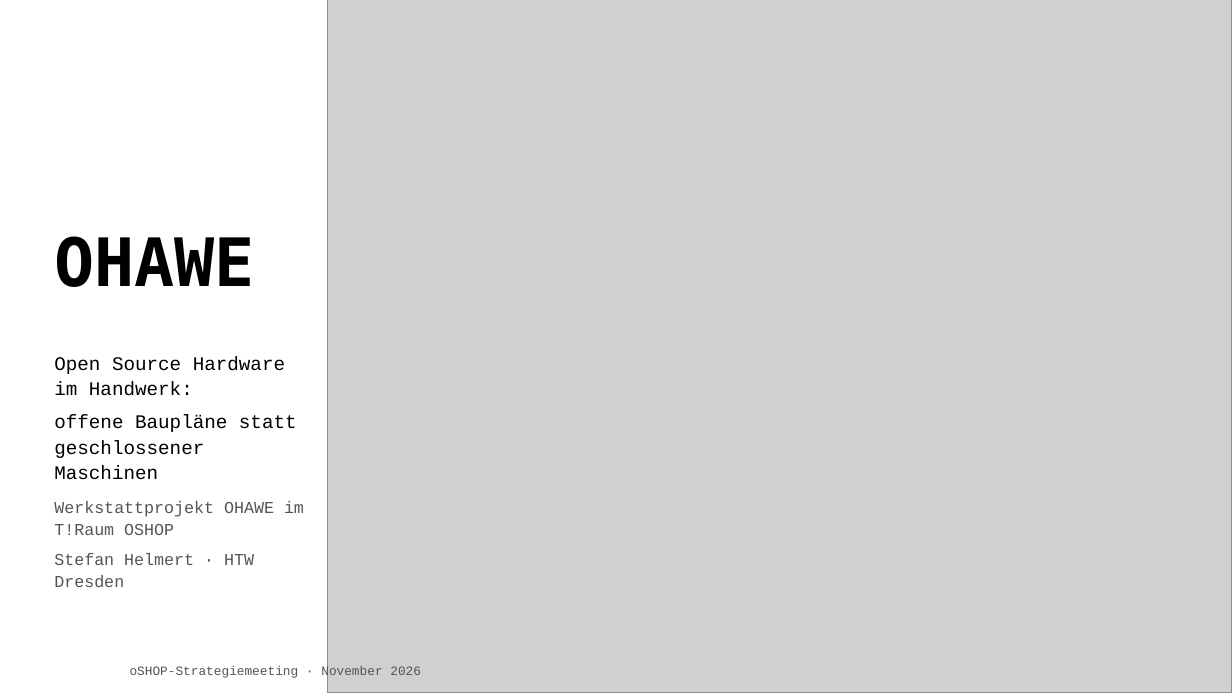
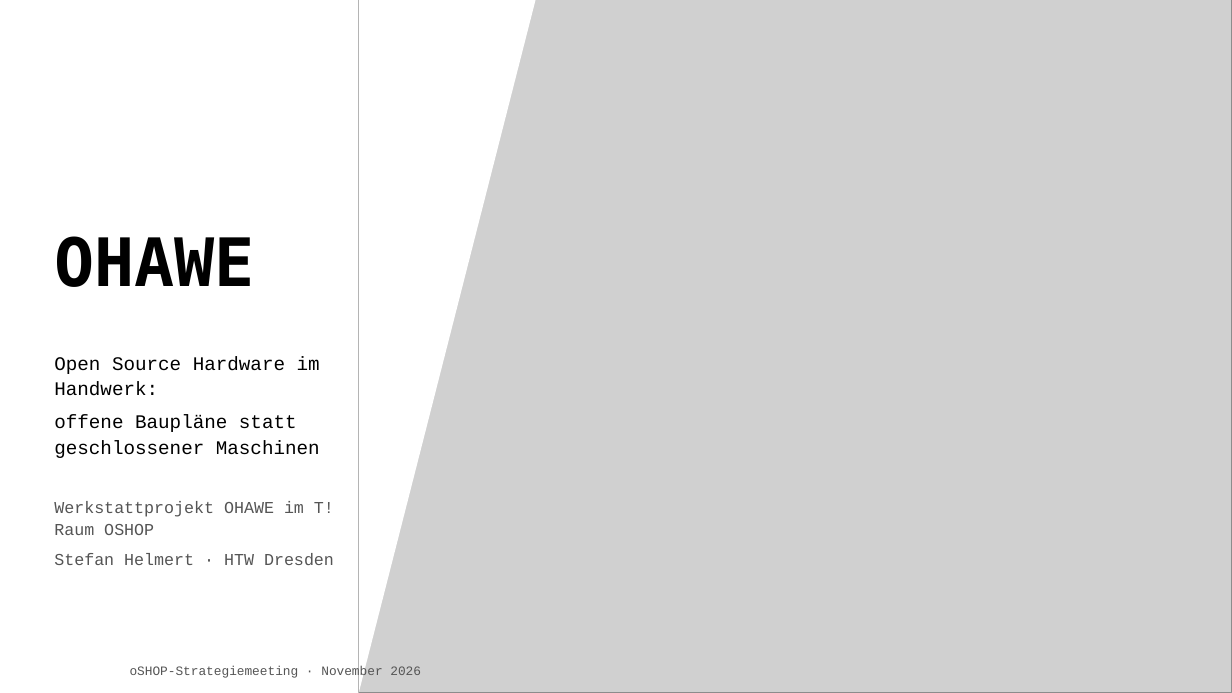
Before and after one commit to TheTesla/slides-oshop-strategieemeeting-ohawe, a slide deck: slide 1 of ohawe-strategie.pptx. Drawn at 1232x693 pixels with LibreOffice and Linux fonts; fonts in the diff are those of the drawing; grey boxes stand for pictures; background and template pictures are left out. Boxes give left, top, right and bottom in pixels: in the first picture for what was removed or moved away, otherwise in the second. Text is boxed around its words. In the diff, an @@ line names an element or a change of style, - is before the commit and + after.

Commit message:
Akzentfarbe auf OSHOP-Blau umgestellt, Titelfolie wieder mit Schräge
- Orange #EC6608 durch OSHOP-Ton #237C8F ersetzt (Kontrast 4,83:1 auf Weiß),
  helle Flächen davor #EAF5F7, Kanten #A8D2DB; Hero-Fläche ebenfalls blau.
- Titelfolie wieder mit diagonaler Bildkante wie in der HTML-Fassung, Text
  bleibt mit Abstand davor.
- HTWD-Logos bleiben unverändert (Corporate Design).

```diff
--- a/ohawe-strategie.pptx
+++ b/ohawe-strategie.pptx
@@ picture: place and size @@
-picture at bbox=[327, 0, 1232, 693]
+picture at bbox=[359, 0, 1232, 693]
@@ freeform shape added at bbox=[359, 0, 535, 693], fill #FFFFFF @@
@@ text "Open Source Hardware im Handwerk:" rewrapped from bbox=[54, 356, 297, 480] to bbox=[54, 356, 320, 458] @@
@@ text "Werkstattprojekt OHAWE im T!Raum OSHOP" rewrapped from bbox=[54, 501, 304, 587] to bbox=[54, 501, 334, 565] @@
```
Also in this commit, not shown: 9 other slides changed, 7 other files.
